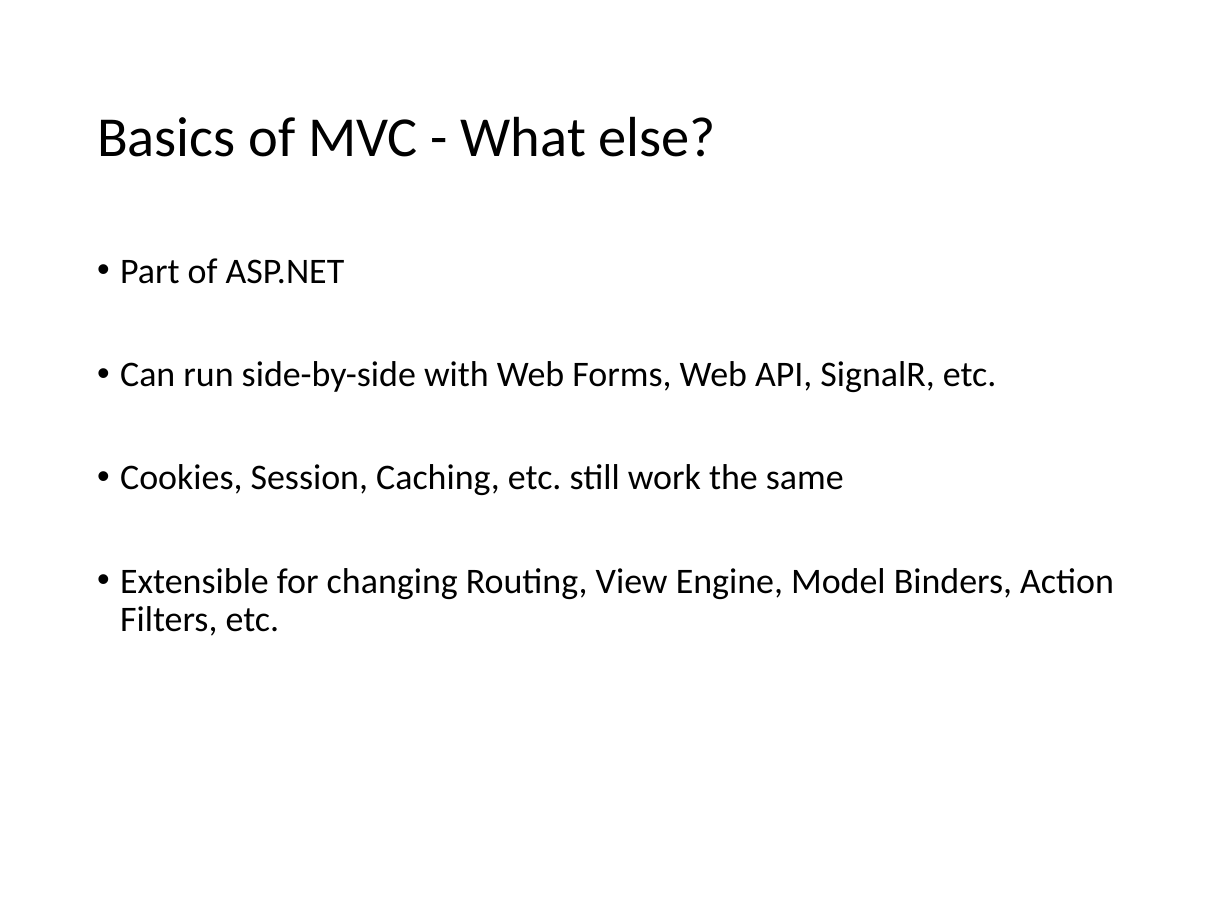
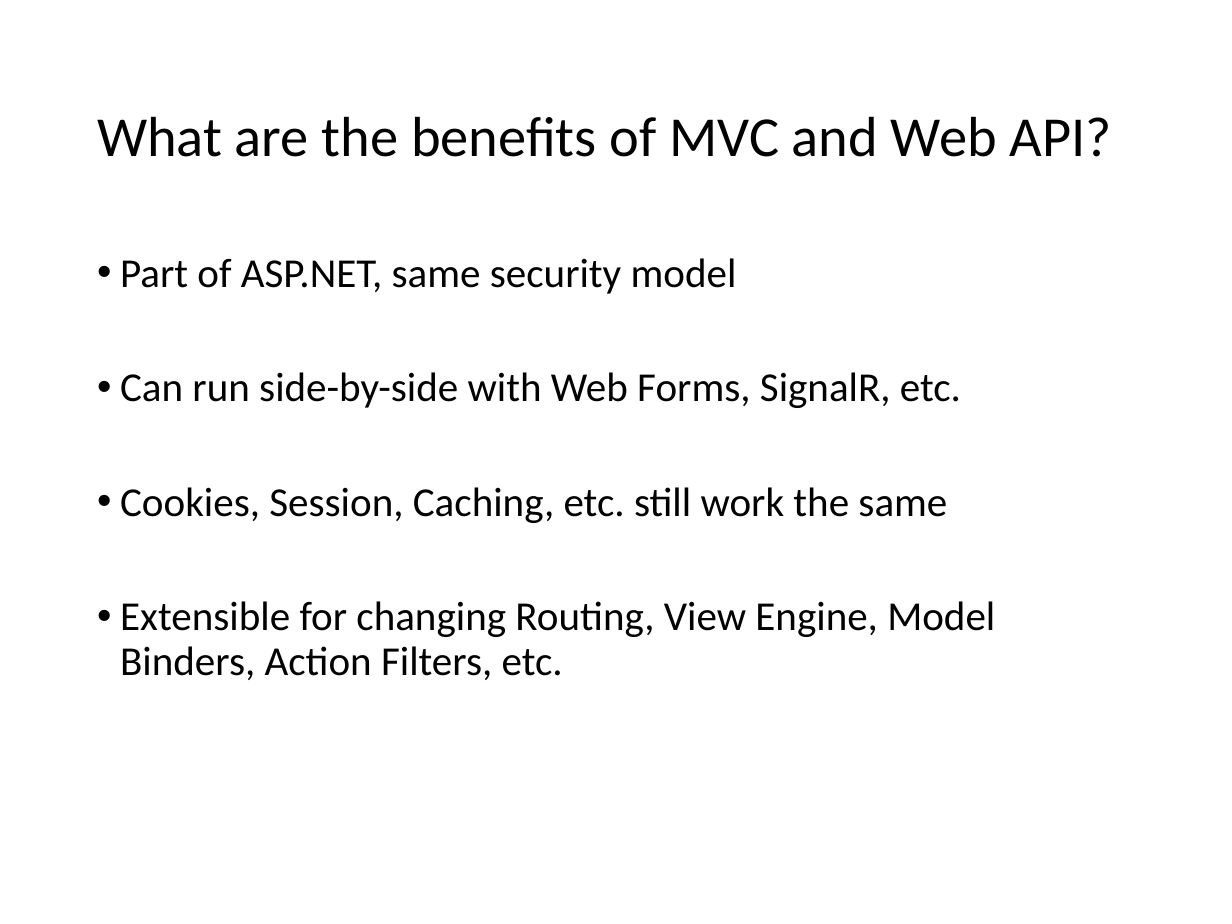
Before and after one commit to VolareSoftware/Presentations, a slide deck: slide 29 of Intro to MVC and Web API - Denver Dev Days/Introduction to MVC and Web API.pptx (slide 13 before the commit). Drawn at 1232x924 pixels with LibreOffice and Linux fonts; fonts in the diff are those of the drawing. Boxes give left, top, right and bottom in pixels: in the first picture for what was removed or moved away, otherwise in the second. Text is boxed around its words. In the diff, an @@ line names an element or a change of style, - is before the commit and + after.

Commit message:
save point with more on routing and views

```diff
--- a/Intro to MVC and Web API - Denver Dev Days/Introduction to MVC and Web API.pptx
+++ b/Intro to MVC and Web API - Denver Dev Days/Introduction to MVC and Web API.pptx
@@ title at (97, 116, 1112, 157): text changed @@
-Basics of MVC - What else?
+What are the benefits of MVC and Web API?
@@ text at (120, 258, 961, 408): text changed; size 21 to 24 pt @@
-• Part of ASP.NET
-• Can run side-by-side with Web Forms, Web API, SignalR, etc.
+• Part of ASP.NET, same security model
+• Can run side-by-side with Web Forms, SignalR, etc.
@@ text at (120, 487, 995, 680): size 21 to 24 pt in "Cookies, Session, Caching, etc. still work the ...", "Extensible for changing Routing, View Engine, Model ..." @@
```
Also in this commit, not shown: 17 other slides changed, 8 slides added, 2 slides removed, 1 other file.
